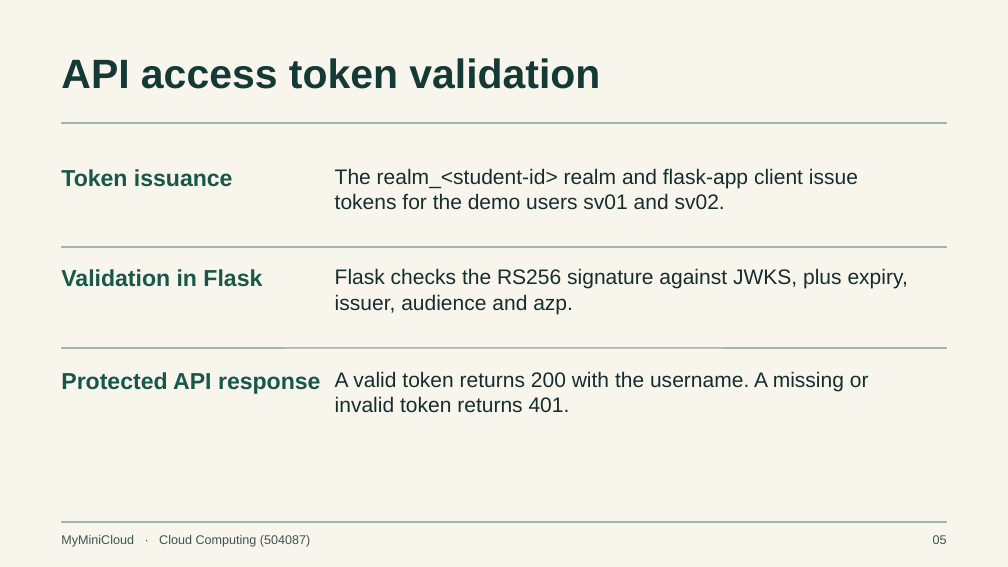
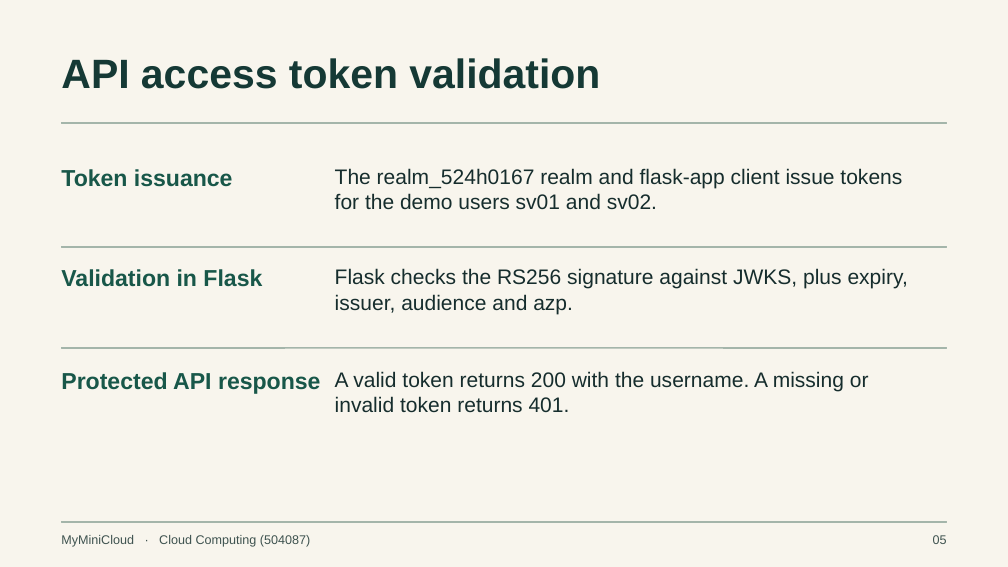
Before and after one commit to luan0217091310-gif/CLoud-tdtu, a slide deck: slide 5 of Bai_Nop_Cuoi_Ky/02_Slide/524H0167_524H0169_524H0050_MyMiniCloud_Presentation.pptx. Drawn at 1008x567 pixels with LibreOffice and Linux fonts; fonts in the diff are those of the drawing. Boxes give left, top, right and bottom in pixels: in the first picture for what was removed or moved away, otherwise in the second. Text is boxed around its words. In the diff, an @@ line names an element or a change of style, - is before the commit and + after.

```diff
--- a/Bai_Nop_Cuoi_Ky/02_Slide/524H0167_524H0169_524H0050_MyMiniCloud_Presentation.pptx
+++ b/Bai_Nop_Cuoi_Ky/02_Slide/524H0167_524H0169_524H0050_MyMiniCloud_Presentation.pptx
@@ text at [335, 168, 902, 210]: text changed @@
-The realm_<student-id> realm and flask-app client issue tokens for the demo users sv01 and sv02.
+The realm_524h0167 realm and flask-app client issue tokens for the demo users sv01 and sv02.
```
Also in this commit, not shown: 2 other slides changed, 11 other files.
